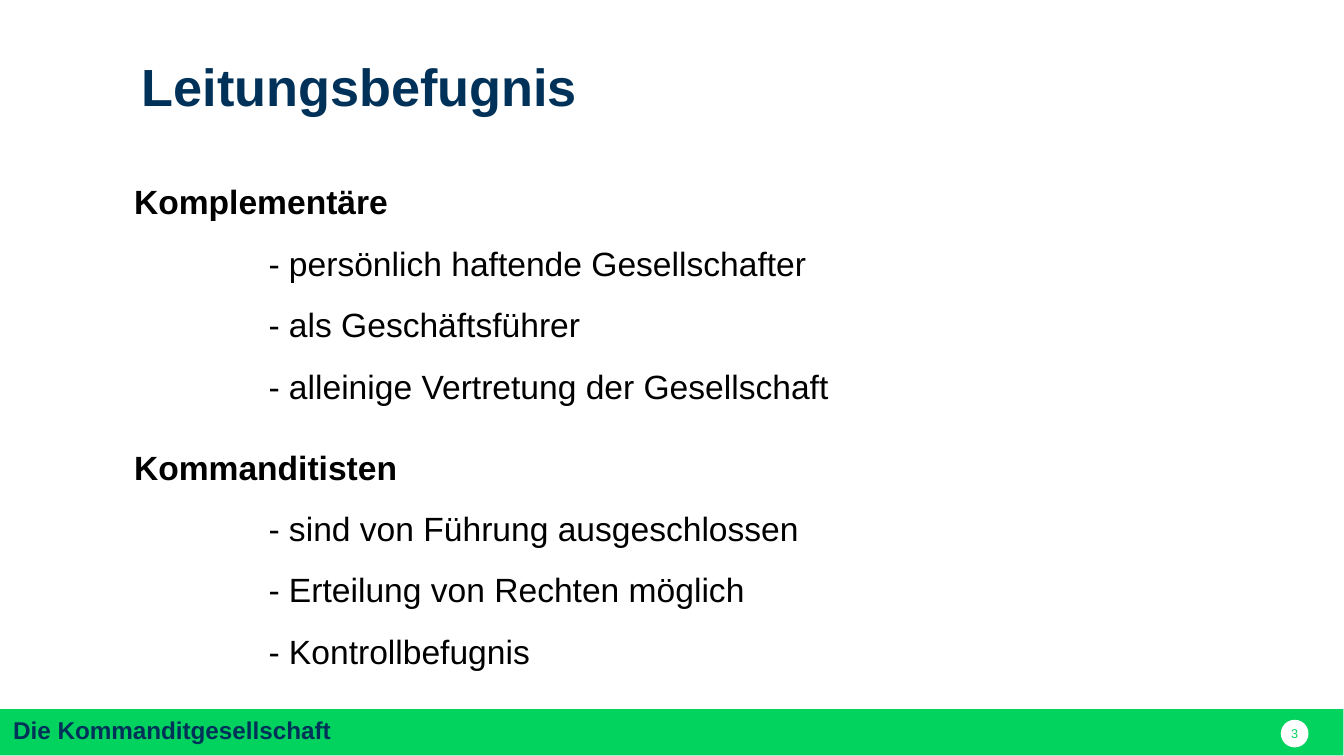
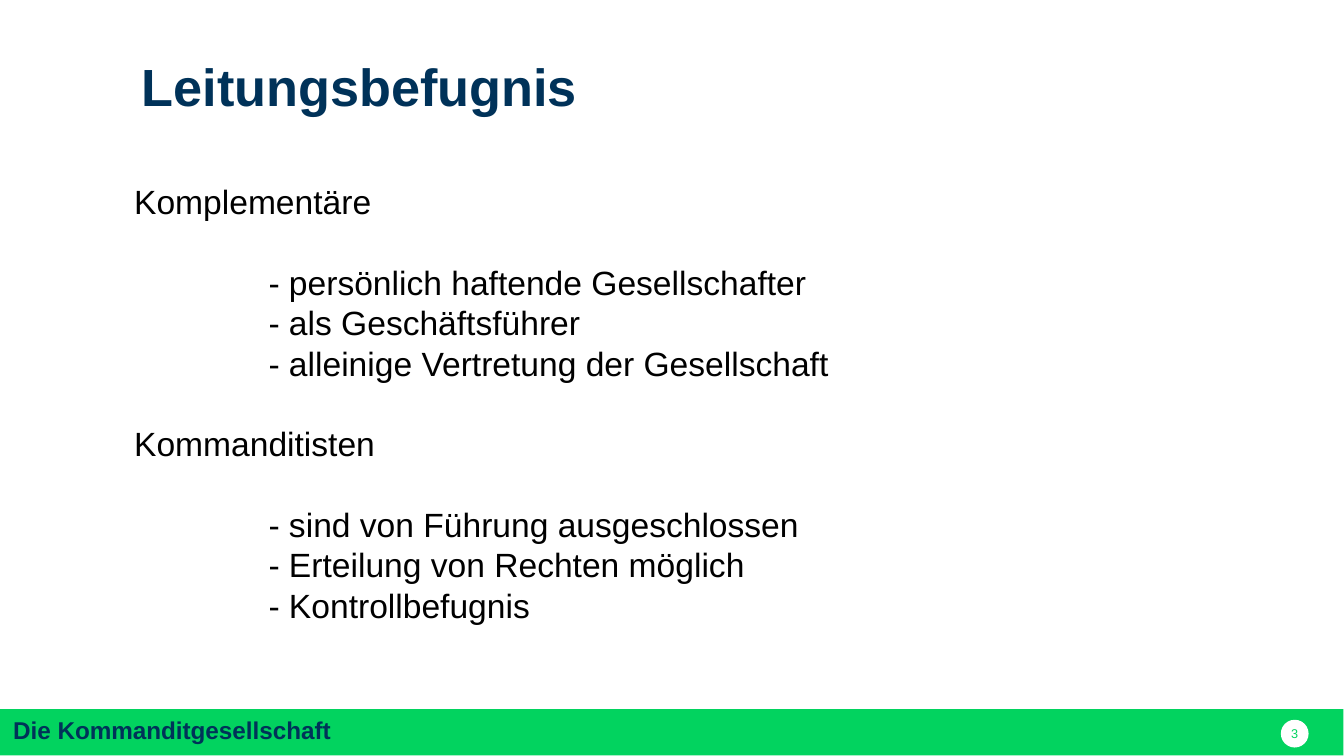
Before and after one commit to nodeg/exercises, a slide deck: slide 3 of Referat_BWP_KG_dom.pptx. Drawn at 1344x756 pixels with LibreOffice and Linux fonts; fonts in the diff are those of the drawing. Boxes give left, top, right and bottom in pixels: in the first picture for what was removed or moved away, otherwise in the second. Text is boxed around its words. In the diff, an @@ line names an element or a change of style, - is before the commit and + after.

```diff
--- a/Referat_BWP_KG_dom.pptx
+++ b/Referat_BWP_KG_dom.pptx
@@ text "Komplementäre" at (134, 189, 829, 624): bold off in "Komplementäre", "Kommanditisten"; less space between paragraphs @@
```
Also in this commit, not shown: 7 other slides changed, 2 slides added.
